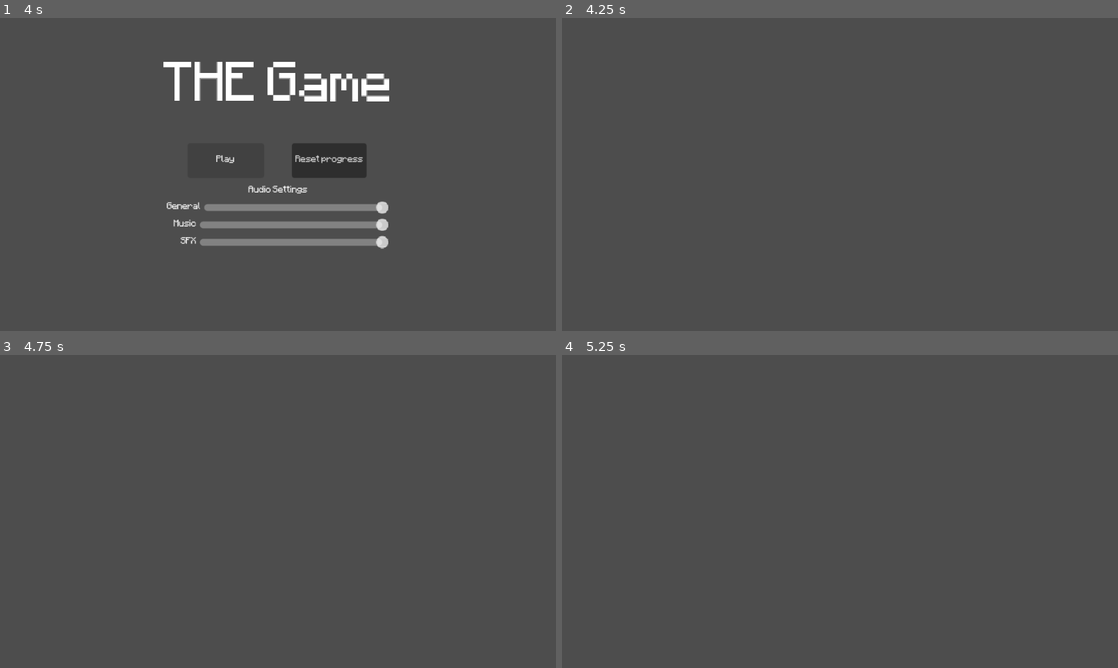
Above: before the commit, frames 1-4 (two rows, left to right).
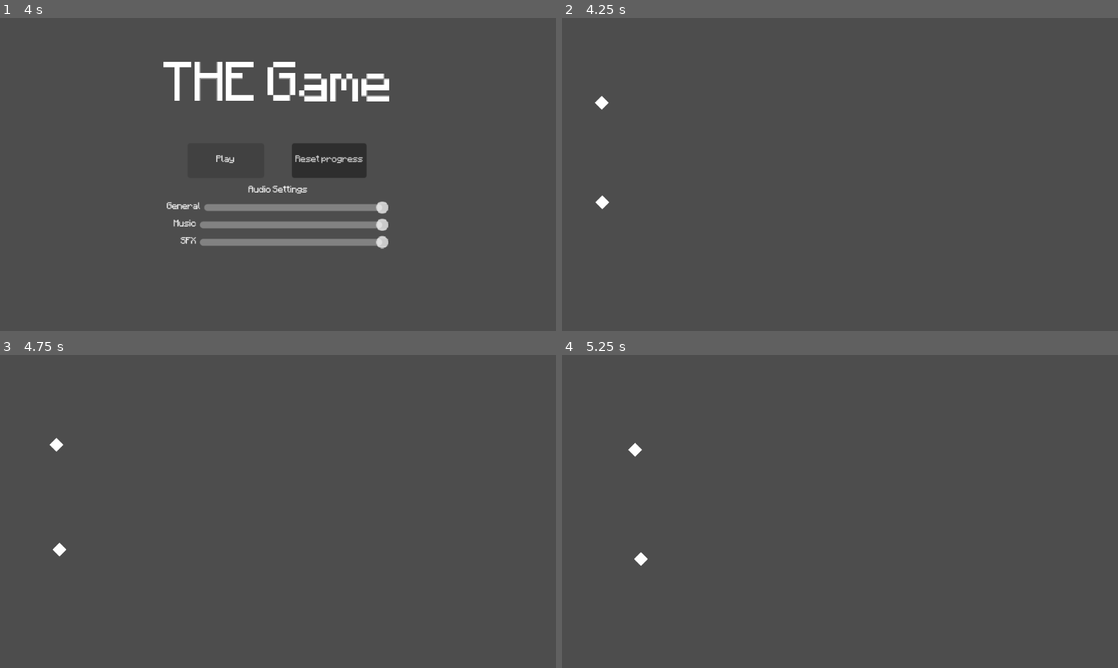
Above: after the commit, the same moments.

Repository: TrueHopolok/gj_MicroJam58
Game: Godot game, scene res://ui/menus/main_menu/main_menu.tscn
Same seed, same stepped clock (60 frames per second), same inputs: the game is played once before the commit and once after it. The project has no main scene, so this scene is started directly.
Inputs:
- Up to frame 1 (4 s): click "Reset progress" at 0.5 s; click "Play" at 1.25 s; click "Play" at 2 s; click "OK" at 2.75 s; click "Play" at 3.5 s
- Up to frame 2 (4.25 s): no input
- Up to frame 3 (4.75 s): no input
- Up to frame 4 (5.25 s): no input

Frame 1 is identical in both runs. In frame 2, 0.1% of the frame differs, in the area x 5-9%, y 24-62%; in frame 3, 0.1%; in frame 4, 0.1%.

Commit message:
feat: added Rotation Enemy

Diff:
--- /dev/null
+++ b/scenes/enemy/advanced/enemy_rotate.gd
@@ -0,0 +1,14 @@
+class_name EnemyRotate
+extends Enemy
+
+
+@export var _rotation_strength: float = 30.0
+
+var _counter_clockwise: bool = [false, true].pick_random()
+
+
+func _physics_process(_delta: float) -> void:
+	var p: Vector2 = global_position.direction_to(TARGET)
+	var d: Vector2 = Vector2(p.y, -p.x) if _counter_clockwise else Vector2(-p.y, p.x)
+	velocity = p * speed + d * _rotation_strength
+	move_and_slide()
--- /dev/null
+++ b/scenes/enemy/advanced/enemy_rotate.tscn
@@ -0,0 +1,8 @@
+[gd_scene format=3 uid="uid://bb8m2ejo1y6x3"]
+
+[ext_resource type="PackedScene" uid="uid://gbsgy7a03y4m" path="res://scenes/enemy/enemy.tscn" id="1_w6r5s"]
+[ext_resource type="Script" uid="uid://dofvabe0ant00" path="res://scenes/enemy/advanced/enemy_rotate.gd" id="2_f7e01"]
+
+[node name="Enemy" unique_id=344490489 instance=ExtResource("1_w6r5s")]
+script = ExtResource("2_f7e01")
+_rotation_strength = 1.0
--- a/scenes/enemy/enemy.gd
+++ b/scenes/enemy/enemy.gd
@@ -8,7 +8,7 @@
 const TARGET: Vector2 = Vector2(320, 180)
 
 @export var health: int = 1
-@export var speed: float = 5.0
+@export var speed: float = 40.0
 
 
 func _physics_process(_delta: float) -> void:
--- a/scenes/test_scene.tscn
+++ b/scenes/test_scene.tscn
@@ -1,5 +1,7 @@
 [gd_scene format=3 uid="uid://mlfopegdrvw6"]
 
+[ext_resource type="PackedScene" uid="uid://gbsgy7a03y4m" path="res://scenes/enemy/enemy.tscn" id="3_7ddre"]
+[ext_resource type="PackedScene" uid="uid://bb8m2ejo1y6x3" path="res://scenes/enemy/advanced/enemy_rotate.tscn" id="4_qjeyg"]
 [ext_resource type="Script" uid="uid://cau4hs0c4s1p8" path="res://scenes/audio/ambient_audio_player/ambient_audio_player.gd" id="8_rnaij"]
 [ext_resource type="PackedScene" uid="uid://cav0jmryusucx" path="res://ui/menus/pause_menu/pause_menu.tscn" id="9_h3xc6"]
 
@@ -13,3 +15,10 @@
 
 [node name="PauseMenu" parent="." unique_id=840180984 instance=ExtResource("9_h3xc6")]
 visible = false
+
+[node name="Enemy" parent="." unique_id=344490489 instance=ExtResource("3_7ddre")]
+position = Vector2(40, 96)
+
+[node name="Enemy2" parent="." unique_id=1454387456 instance=ExtResource("4_qjeyg")]
+position = Vector2(40, 208)
+_rotation_strength = 30.0
Not shown, added: scenes/enemy/advanced/enemy_rotate.gd.uid
